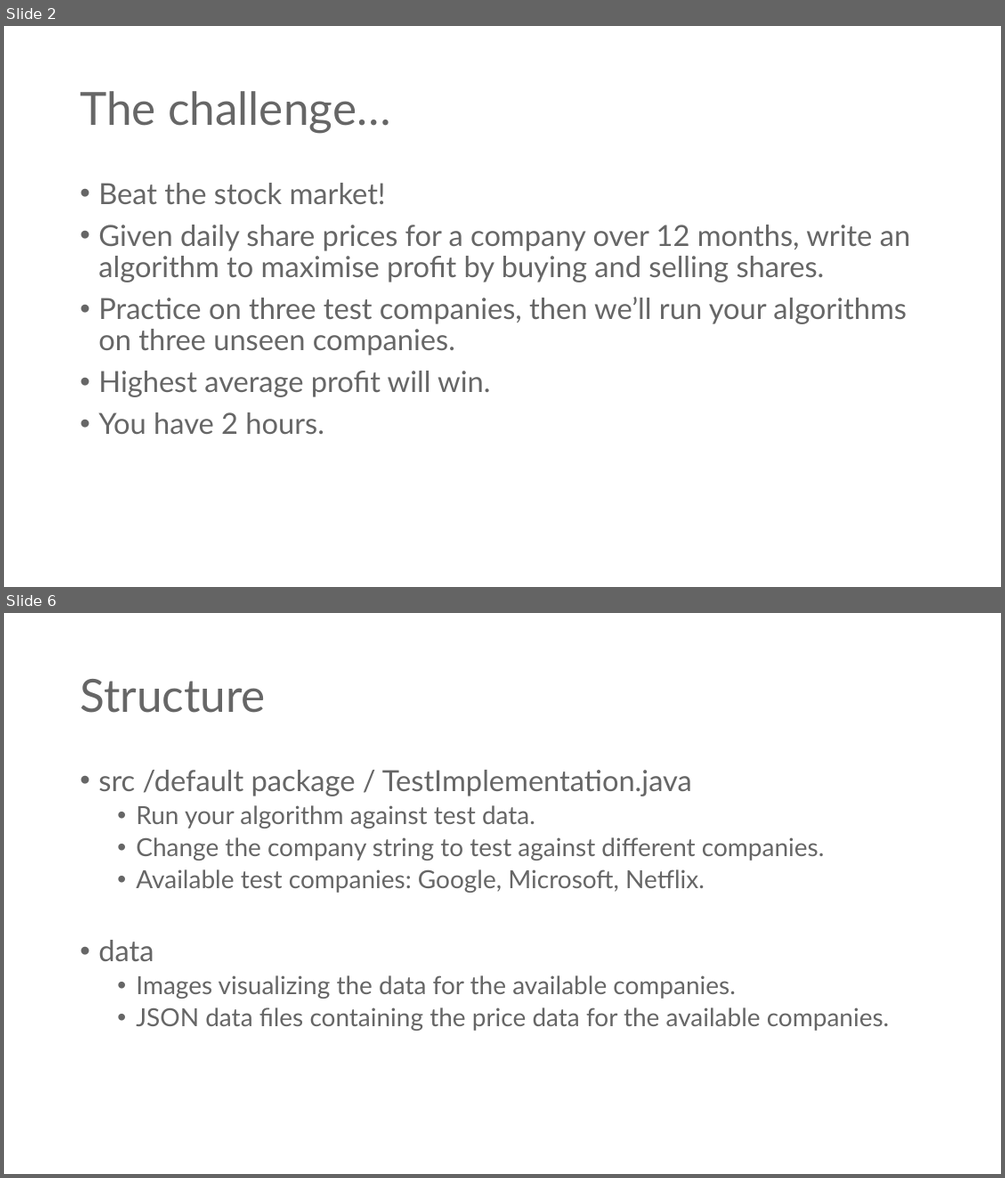
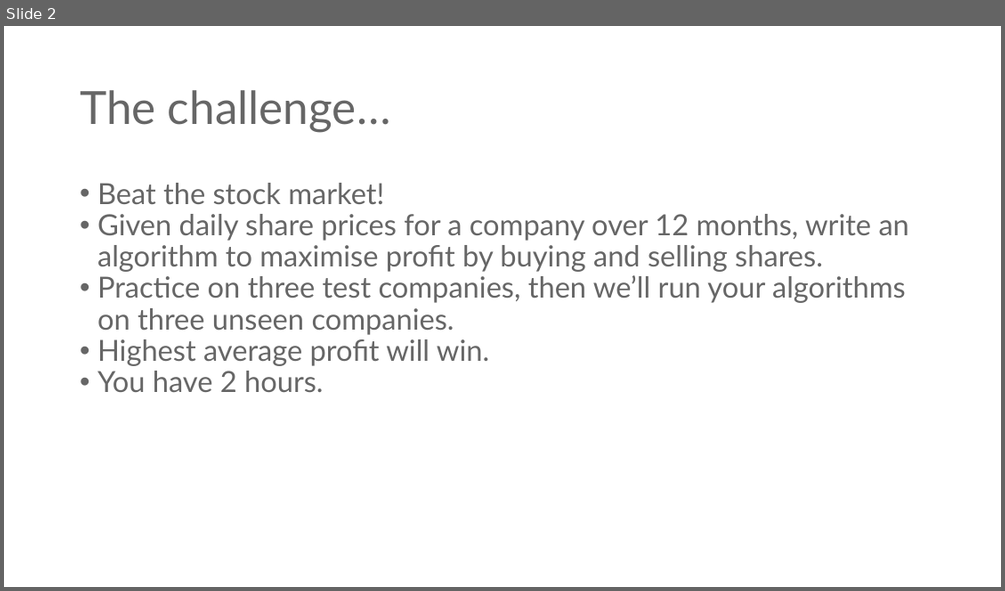
Before and after one commit to tpkelly/Hackathon, a slide deck: spec/Hackathon.pptx. Shown one above the other, each under a label of ours: slides 2 and 6 before the commit, slide 2 after it; the slides between them are not shown. The pictures are 1005x1178 and 1005x591 pixels, drawn with LibreOffice and Linux fonts; fonts in the diff are those of the drawing; background and template pictures are left out. Boxes give left, top, right and bottom in pixels: in the first picture for what was removed or moved away, otherwise in the second. Text is boxed around its words. In the diff, an @@ line names an element or a change of style, - is before the commit and + after.

```diff
--- a/spec/Hackathon.pptx
+++ b/spec/Hackathon.pptx
@@ slide 6 removed at (x1=4, y1=613, x2=1001, y2=1174), background #FFFFFF @@
@@ title removed at (x1=80, y1=679, x2=266, y2=713) @@
-Structure
@@ text removed at (x1=98, y1=770, x2=890, y2=1030) @@
-• src /default package / TestImplementation.java
-  • Run your algorithm against test data.
-  • Change the company string to test against different companies.
-  • Available test companies: Google, Microsoft, Netflix.
-• data
-  • Images visualizing the data for the available companies.
-  • JSON data files containing the price data for the available companies.
@@ slide 2 changed as well @@
@@ text "Beat the stock market!" at (x1=97, y1=183, x2=909, y2=392): indent changed; less space between paragraphs @@
```
Also in this commit, not shown: 2 other slides changed, 2 other slides removed.
